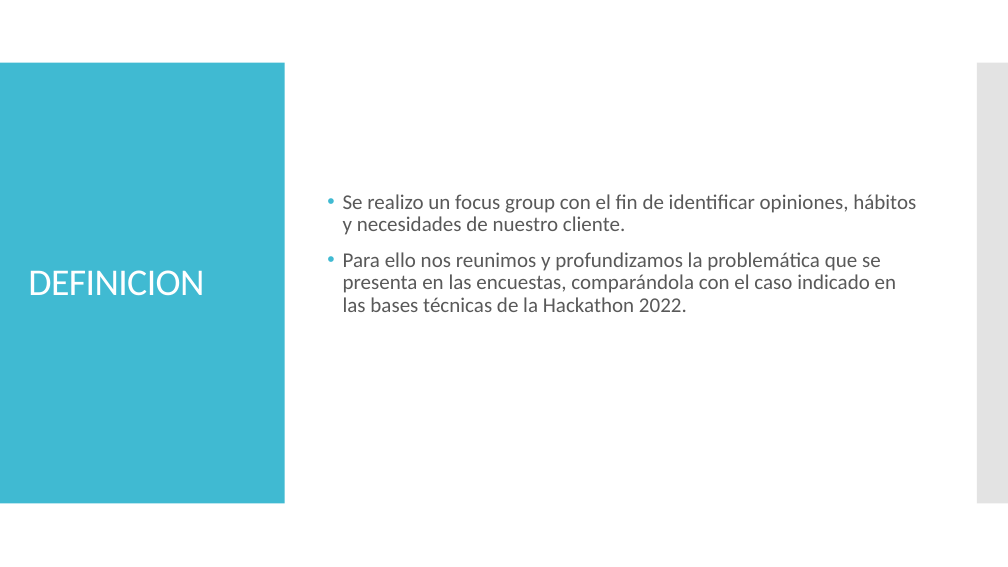
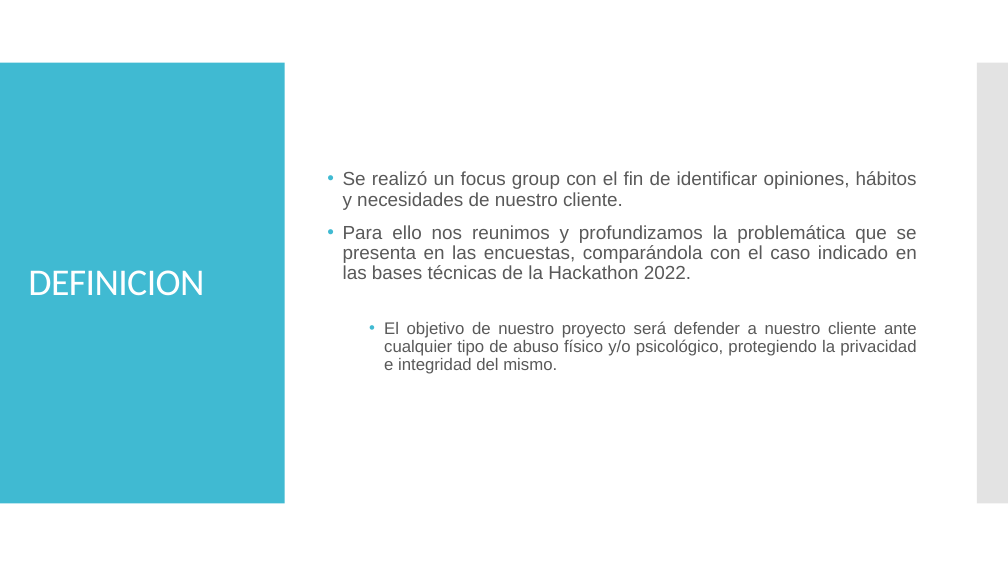
Before and after one commit to claudio-cordova-estrada/hackathon, a slide deck: slide 10 of Presentacion/Design_Thinking.pptx. Drawn at 1008x567 pixels with LibreOffice and Linux fonts; fonts in the diff are those of the drawing. Boxes give left, top, right and bottom in pixels: in the first picture for what was removed or moved away, otherwise in the second. Text is boxed around its words. In the diff, an @@ line names an element or a change of style, - is before the commit and + after.

```diff
--- a/Presentacion/Design_Thinking.pptx
+++ b/Presentacion/Design_Thinking.pptx
@@ text at <box>343,171,917,210</box>: text changed; size 20 to 18 pt; font Calibri to Arial @@
-• Se realizo un focus group con el fin de identificar opiniones, hábitos y necesidades de nuestro cliente.
+• Se realizó un focus group con el fin de identificar opiniones, hábitos y necesidades de nuestro cliente.
@@ text at <box>343,225,917,279</box>: size 20 to 18 pt, font Calibri to Arial in "Para ello nos reunimos y profundizamos la ..."; alignment left to justified @@
@@ text at <box>384,321,917,374</box>: paragraph added @@
+  • El objetivo de nuestro proyecto será defender a nuestro cliente ante cualquier tipo de abuso físico y/o psicológico, protegiendo la privacidad e integridad del mismo.
```
Also in this commit, not shown: 5 other slides changed, 3 slides added, 2 slides removed.
